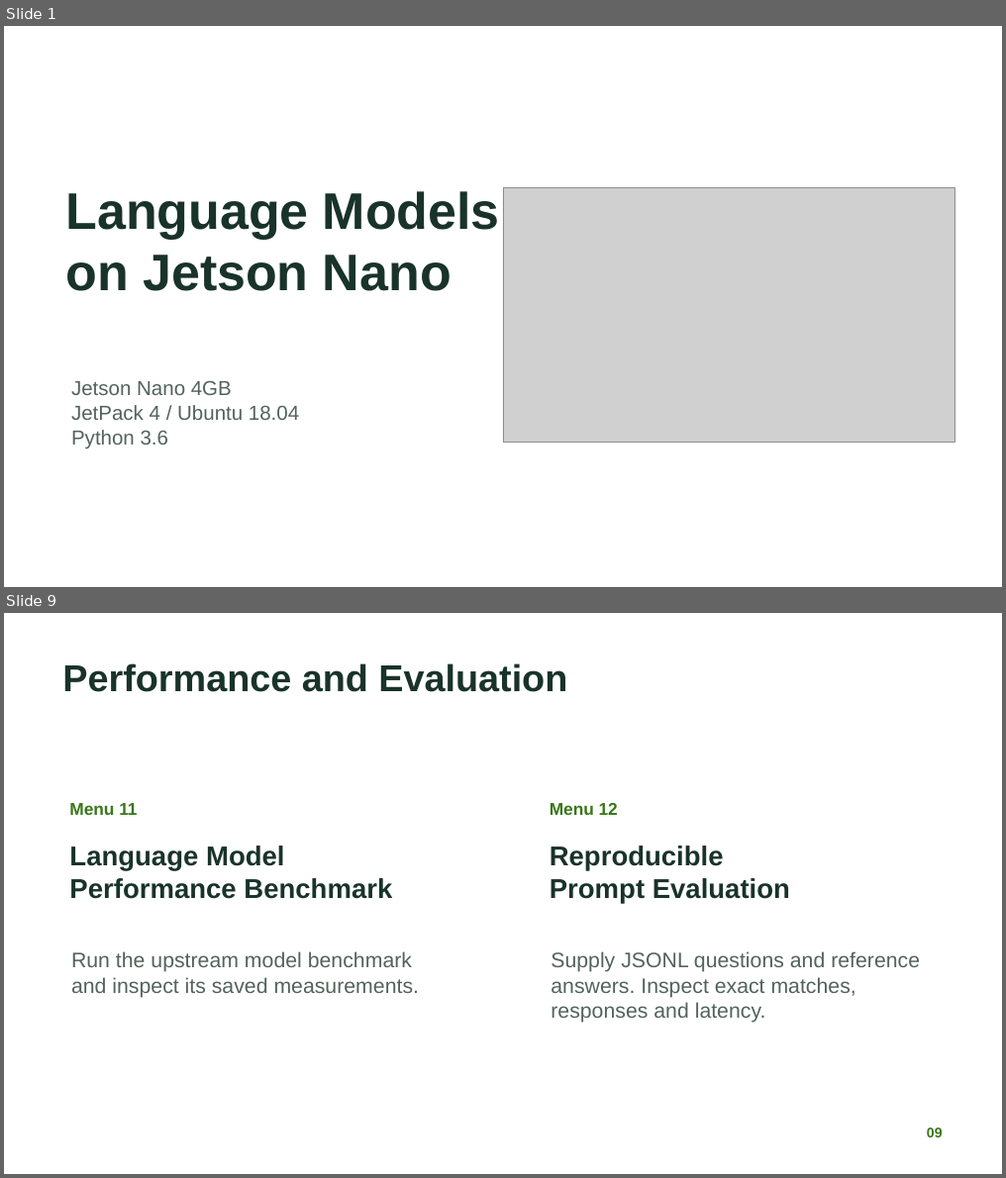
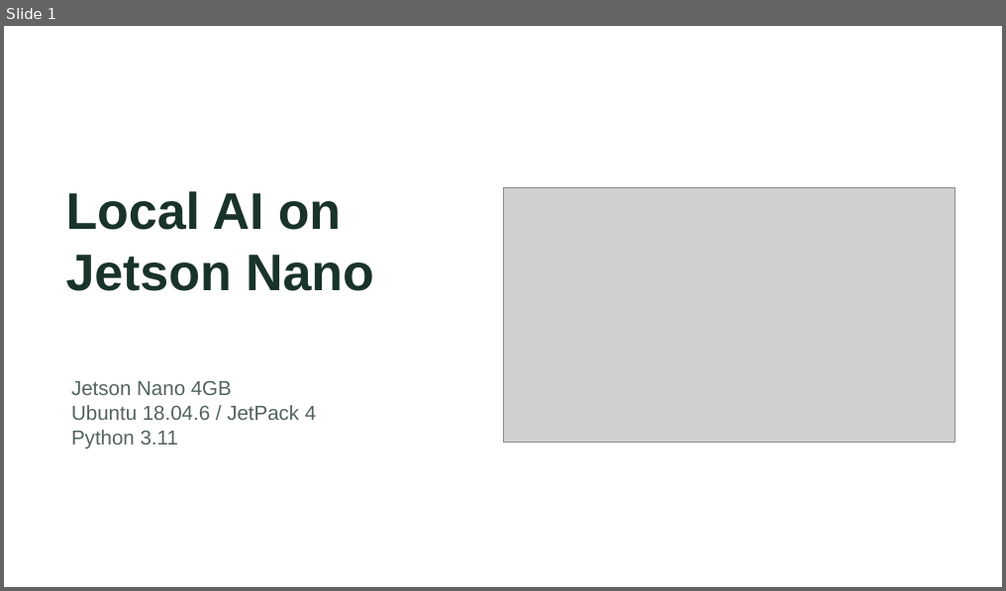
Before and after one commit to nileshsarkar-ai/JetsonNano-Demo, a slide deck: docs/Jetson_Nano_Local_AI_Experiments.pptx. Shown one above the other, each under a label of ours: slides 1 and 9 before the commit, slide 1 after it; the slides between them are not shown. The pictures are 1006x1178 and 1006x591 pixels, drawn with LibreOffice and Linux fonts; fonts in the diff are those of the drawing; grey boxes stand for pictures. Boxes give left, top, right and bottom in pixels: in the first picture for what was removed or moved away, otherwise in the second. Text is boxed around its words. In the diff, an @@ line names an element or a change of style, - is before the commit and + after.

```diff
--- a/docs/Jetson_Nano_Local_AI_Experiments.pptx
+++ b/docs/Jetson_Nano_Local_AI_Experiments.pptx
@@ slide 9 removed at (4,613,1002,1174), background #FFFFFF @@
@@ text removed at (62,663,567,692) @@
-Performance and Evaluation
@@ text removed at (69,803,137,815) @@
-Menu 11
@@ text removed at (549,803,618,815) @@
-Menu 12
@@ text removed at (69,846,392,899) @@
-Language Model
-Performance Benchmark
@@ text removed at (549,846,790,904) @@
-Reproducible
-Prompt Evaluation
@@ text removed at (71,952,420,998) @@
-Run the upstream model benchmark
-and inspect its saved measurements.
@@ text removed at (550,952,920,1023) @@
-Supply JSONL questions and reference
-answers. Inspect exact matches,
-responses and latency.
@@ text removed at (927,1128,943,1138) @@
-09
@@ slide 1 changed as well @@
@@ text at (66,191,374,291): text changed @@
-Language Models
-on Jetson Nano
+Local AI on
+Jetson Nano
@@ text at (71,405,316,449): text changed @@
-JetPack 4 / Ubuntu 18.04
-Python 3.6
+Ubuntu 18.04.6 / JetPack 4
+Python 3.11
```
Also in this commit, not shown: 1 other slide changed, 5 slides added, 7 other slides removed, 7 other files.
